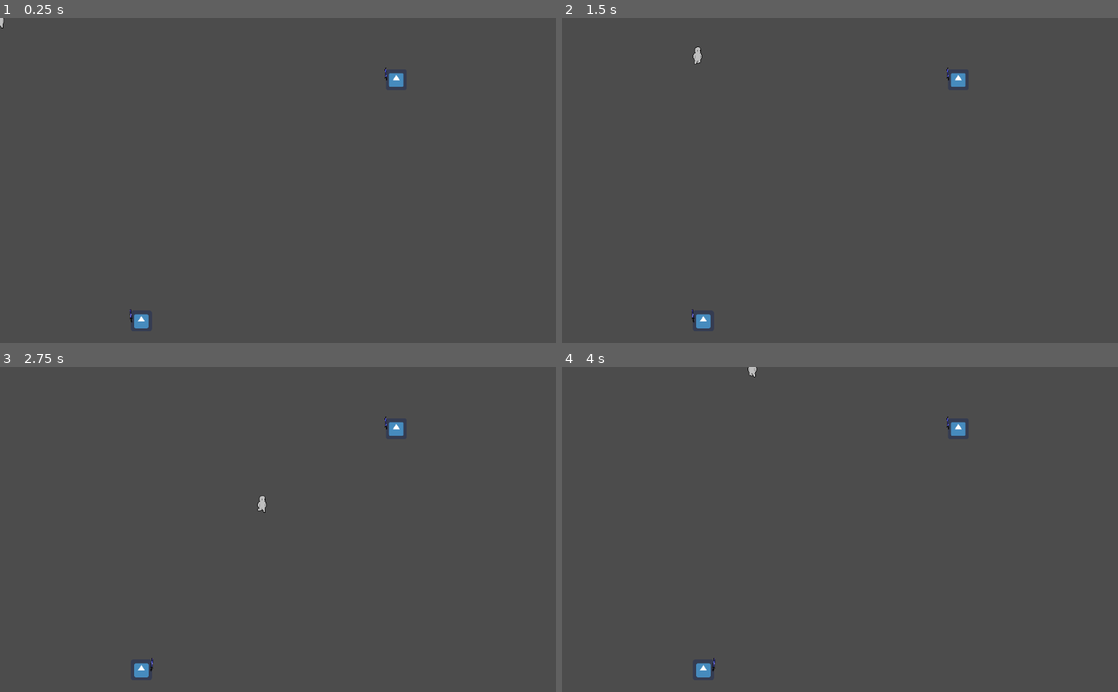
Above: before the commit, frames 1-4 (two rows, left to right).
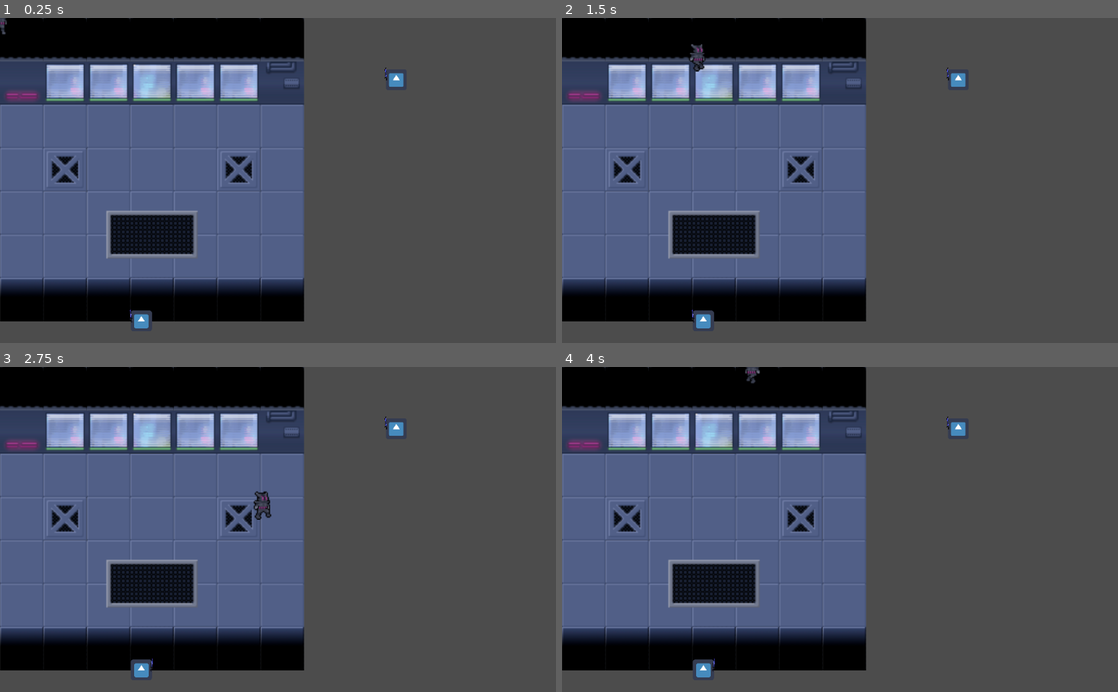
Above: after the commit, the same moments.

Repository: Shakespearian-Apes/Prototype-Build
Game: Godot game, scene res://Levels/Test_Level.tscn
Same seed, same stepped clock (60 frames per second), same inputs: the game is played once before the commit and once after it. Before the commit the project has no main scene; this scene is started directly in both runs. The engine's default icon, where the game draws it, is replaced by a stand-in: a white triangle on a blue panel in a dark square.
Inputs:
- Up to frame 1 (0.25 s): no input
- Up to frame 2 (1.5 s): tap Enter at 0.5 s; hold Right (ui_right) 0.53-1.28 s; hold Down (ui_down) from 1.28 s (still down)
- Up to frame 3 (2.75 s): release Down (ui_down) at 2.03 s; hold Right (ui_right) from 2.03 s (still down)
- Up to frame 4 (4 s): release Right (ui_right) at 2.78 s; hold Up (ui_up) 2.78-3.53 s; hold Left (ui_left) from 3.53 s (still down)

The runs differ from the first frame. In frame 1, 50% of the frame differs, in the area x 0-70%, y 0-94%; in frame 2, 50%; in frame 3, 50%; in frame 4, 50%.

Commit message:
update assets and add first version of tileset

Diff:
--- /dev/null
+++ b/Assets/Tilesets/1.tres
@@ -0,0 +1,593 @@
+[gd_resource type="TileSet" load_steps=2 format=2]
+
+[ext_resource path="res://Assets/Tilemaps/1.png" type="Texture" id=1]
+
+[resource]
+0/name = "1.png 0"
+0/texture = ExtResource( 1 )
+0/tex_offset = Vector2( 0, 0 )
+0/modulate = Color( 1, 1, 1, 1 )
+0/region = Rect2( 40, 0, 40, 40 )
+0/tile_mode = 0
+0/occluder_offset = Vector2( 0, 0 )
+0/navigation_offset = Vector2( 0, 0 )
+0/shape_offset = Vector2( 0, 0 )
+0/shape_transform = Transform2D( 1, 0, 0, 1, 0, 0 )
+0/shape_one_way = false
+0/shape_one_way_margin = 0.0
+0/shapes = [  ]
+0/z_index = 0
+1/name = "1.png 1"
+1/texture = ExtResource( 1 )
+1/tex_offset = Vector2( 0, 0 )
+1/modulate = Color( 1, 1, 1, 1 )
+1/region = Rect2( 0, 0, 40, 40 )
+1/tile_mode = 0
+1/occluder_offset = Vector2( 0, 0 )
+1/navigation_offset = Vector2( 0, 0 )
+1/shape_offset = Vector2( 0, 0 )
+1/shape_transform = Transform2D( 1, 0, 0, 1, 0, 0 )
+1/shape_one_way = false
+1/shape_one_way_margin = 0.0
+1/shapes = [  ]
+1/z_index = 0
+2/name = "1.png 2"
+2/texture = ExtResource( 1 )
+2/tex_offset = Vector2( 0, 0 )
+2/modulate = Color( 1, 1, 1, 1 )
+2/region = Rect2( 80, 0, 40, 40 )
+2/tile_mode = 0
+2/occluder_offset = Vector2( 0, 0 )
+2/navigation_offset = Vector2( 0, 0 )
+2/shape_offset = Vector2( 0, 0 )
+2/shape_transform = Transform2D( 1, 0, 0, 1, 0, 0 )
+2/shape_one_way = false
+2/shape_one_way_margin = 0.0
+2/shapes = [  ]
+2/z_index = 0
+3/name = "1.png 3"
+3/texture = ExtResource( 1 )
+3/tex_offset = Vector2( 0, 0 )
+3/modulate = Color( 1, 1, 1, 1 )
+3/region = Rect2( 120, 0, 40, 40 )
+3/tile_mode = 0
+3/occluder_offset = Vector2( 0, 0 )
+3/navigation_offset = Vector2( 0, 0 )
+3/shape_offset = Vector2( 0, 0 )
+3/shape_transform = Transform2D( 1, 0, 0, 1, 0, 0 )
+3/shape_one_way = false
+3/shape_one_way_margin = 0.0
+3/shapes = [  ]
+3/z_index = 0
+4/name = "1.png 4"
+4/texture = ExtResource( 1 )
+4/tex_offset = Vector2( 0, 0 )
+4/modulate = Color( 1, 1, 1, 1 )
+4/region = Rect2( 160, 0, 40, 40 )
+4/tile_mode = 0
+4/occluder_offset = Vector2( 0, 0 )
+4/navigation_offset = Vector2( 0, 0 )
+4/shape_offset = Vector2( 0, 0 )
+4/shape_transform = Transform2D( 1, 0, 0, 1, 0, 0 )
+4/shape_one_way = false
+4/shape_one_way_margin = 0.0
+4/shapes = [  ]
+4/z_index = 0
+5/name = "1.png 5"
+5/texture = ExtResource( 1 )
+5/tex_offset = Vector2( 0, 0 )
+5/modulate = Color( 1, 1, 1, 1 )
+5/region = Rect2( 200, 0, 40, 40 )
+5/tile_mode = 0
+5/occluder_offset = Vector2( 0, 0 )
+5/navigation_offset = Vector2( 0, 0 )
+5/shape_offset = Vector2( 0, 0 )
+5/shape_transform = Transform2D( 1, 0, 0, 1, 0, 0 )
+5/shape_one_way = false
+5/shape_one_way_margin = 0.0
+5/shapes = [  ]
+5/z_index = 0
+6/name = "1.png 6"
+6/texture = ExtResource( 1 )
+6/tex_offset = Vector2( 0, 0 )
+6/modulate = Color( 1, 1, 1, 1 )
+6/region = Rect2( 0, 40, 40, 40 )
+6/tile_mode = 0
+6/occluder_offset = Vector2( 0, 0 )
+6/navigation_offset = Vector2( 0, 0 )
+6/shape_offset = Vector2( 0, 0 )
+6/shape_transform = Transform2D( 1, 0, 0, 1, 0, 0 )
+6/shape_one_way = false
+6/shape_one_way_margin = 0.0
+6/shapes = [  ]
+6/z_index = 0
+7/name = "1.png 7"
+7/texture = ExtResource( 1 )
+7/tex_offset = Vector2( 0, 0 )
+7/modulate = Color( 1, 1, 1, 1 )
+7/region = Rect2( 40, 40, 40, 40 )
+7/tile_mode = 0
+7/occluder_offset = Vector2( 0, 0 )
+7/navigation_offset = Vector2( 0, 0 )
+7/shape_offset = Vector2( 0, 0 )
+7/shape_transform = Transform2D( 1, 0, 0, 1, 0, 0 )
+7/shape_one_way = false
+7/shape_one_way_margin = 0.0
+7/shapes = [  ]
+7/z_index = 0
+8/name = "1.png 8"
+8/texture = ExtResource( 1 )
+8/tex_offset = Vector2( 0, 0 )
+8/modulate = Color( 1, 1, 1, 1 )
+8/region = Rect2( 80, 40, 40, 40 )
+8/tile_mode = 0
+8/occluder_offset = Vector2( 0, 0 )
+8/navigation_offset = Vector2( 0, 0 )
+8/shape_offset = Vector2( 0, 0 )
+8/shape_transform = Transform2D( 1, 0, 0, 1, 0, 0 )
+8/shape_one_way = false
+8/shape_one_way_margin = 0.0
+8/shapes = [  ]
+8/z_index = 0
+9/name = "1.png 9"
+9/texture = ExtResource( 1 )
+9/tex_offset = Vector2( 0, 0 )
+9/modulate = Color( 1, 1, 1, 1 )
+9/region = Rect2( 120, 40, 40, 40 )
+9/tile_mode = 0
+9/occluder_offset = Vector2( 0, 0 )
+9/navigation_offset = Vector2( 0, 0 )
+9/shape_offset = Vector2( 0, 0 )
+9/shape_transform = Transform2D( 1, 0, 0, 1, 0, 0 )
+9/shape_one_way = false
+9/shape_one_way_margin = 0.0
+9/shapes = [  ]
+9/z_index = 0
+10/name = "1.png 10"
+10/texture = ExtResource( 1 )
+10/tex_offset = Vector2( 0, 0 )
+10/modulate = Color( 1, 1, 1, 1 )
+10/region = Rect2( 160, 40, 40, 40 )
+10/tile_mode = 0
+10/occluder_offset = Vector2( 0, 0 )
+10/navigation_offset = Vector2( 0, 0 )
+10/shape_offset = Vector2( 0, 0 )
+10/shape_transform = Transform2D( 1, 0, 0, 1, 0, 0 )
+10/shape_one_way = false
+10/shape_one_way_margin = 0.0
+10/shapes = [  ]
+10/z_index = 0
+11/name = "1.png 11"
+11/texture = ExtResource( 1 )
+11/tex_offset = Vector2( 0, 0 )
+11/modulate = Color( 1, 1, 1, 1 )
+11/region = Rect2( 200, 40, 40, 40 )
+11/tile_mode = 0
+11/occluder_offset = Vector2( 0, 0 )
+11/navigation_offset = Vector2( 0, 0 )
+11/shape_offset = Vector2( 0, 0 )
+11/shape_transform = Transform2D( 1, 0, 0, 1, 0, 0 )
+11/shape_one_way = false
+11/shape_one_way_margin = 0.0
+11/shapes = [  ]
+11/z_index = 0
+12/name = "1.png 12"
+12/texture = ExtResource( 1 )
+12/tex_offset = Vector2( 0, 0 )
+12/modulate = Color( 1, 1, 1, 1 )
+12/region = Rect2( 80, 80, 40, 40 )
+12/tile_mode = 0
+12/occluder_offset = Vector2( 0, 0 )
+12/navigation_offset = Vector2( 0, 0 )
+12/shape_offset = Vector2( 0, 0 )
+12/shape_transform = Transform2D( 1, 0, 0, 1, 0, 0 )
+12/shape_one_way = false
+12/shape_one_way_margin = 0.0
+12/shapes = [  ]
+12/z_index = 0
+13/name = "1.png 13"
+13/texture = ExtResource( 1 )
+13/tex_offset = Vector2( 0, 0 )
+13/modulate = Color( 1, 1, 1, 1 )
+13/region = Rect2( 120, 80, 40, 40 )
+13/tile_mode = 0
+13/occluder_offset = Vector2( 0, 0 )
+13/navigation_offset = Vector2( 0, 0 )
+13/shape_offset = Vector2( 0, 0 )
+13/shape_transform = Transform2D( 1, 0, 0, 1, 0, 0 )
+13/shape_one_way = false
+13/shape_one_way_margin = 0.0
+13/shapes = [  ]
+13/z_index = 0
+14/name = "1.png 14"
+14/texture = ExtResource( 1 )
+14/tex_offset = Vector2( 0, 0 )
+14/modulate = Color( 1, 1, 1, 1 )
+14/region = Rect2( 160, 80, 40, 40 )
+14/tile_mode = 0
+14/occluder_offset = Vector2( 0, 0 )
+14/navigation_offset = Vector2( 0, 0 )
+14/shape_offset = Vector2( 0, 0 )
+14/shape_transform = Transform2D( 1, 0, 0, 1, 0, 0 )
+14/shape_one_way = false
+14/shape_one_way_margin = 0.0
+14/shapes = [  ]
+14/z_index = 0
+15/name = "1.png 15"
+15/texture = ExtResource( 1 )
+15/tex_offset = Vector2( 0, 0 )
+15/modulate = Color( 1, 1, 1, 1 )
+15/region = Rect2( 200, 80, 40, 40 )
+15/tile_mode = 0
+15/occluder_offset = Vector2( 0, 0 )
+15/navigation_offset = Vector2( 0, 0 )
+15/shape_offset = Vector2( 0, 0 )
+15/shape_transform = Transform2D( 1, 0, 0, 1, 0, 0 )
+15/shape_one_way = false
+15/shape_one_way_margin = 0.0
+15/shapes = [  ]
+15/z_index = 0
+16/name = "1.png 16"
+16/texture = ExtResource( 1 )
+16/tex_offset = Vector2( 0, 0 )
+16/modulate = Color( 1, 1, 1, 1 )
+16/region = Rect2( 240, 80, 40, 40 )
+16/tile_mode = 0
+16/occluder_offset = Vector2( 0, 0 )
+16/navigation_offset = Vector2( 0, 0 )
+16/shape_offset = Vector2( 0, 0 )
+16/shape_transform = Transform2D( 1, 0, 0, 1, 0, 0 )
+16/shape_one_way = false
+16/shape_one_way_margin = 0.0
+16/shapes = [  ]
+16/z_index = 0
+17/name = "1.png 17"
+17/texture = ExtResource( 1 )
+17/tex_offset = Vector2( 0, 0 )
+17/modulate = Color( 1, 1, 1, 1 )
+17/region = Rect2( 280, 80, 40, 40 )
+17/tile_mode = 0
+17/occluder_offset = Vector2( 0, 0 )
+17/navigation_offset = Vector2( 0, 0 )
+17/shape_offset = Vector2( 0, 0 )
+17/shape_transform = Transform2D( 1, 0, 0, 1, 0, 0 )
+17/shape_one_way = false
+17/shape_one_way_margin = 0.0
+17/shapes = [  ]
+17/z_index = 0
+18/name = "1.png 18"
+18/texture = ExtResource( 1 )
+18/tex_offset = Vector2( 0, 0 )
+18/modulate = Color( 1, 1, 1, 1 )
+18/region = Rect2( 320, 80, 40, 40 )
+18/tile_mode = 0
+18/occluder_offset = Vector2( 0, 0 )
+18/navigation_offset = Vector2( 0, 0 )
+18/shape_offset = Vector2( 0, 0 )
+18/shape_transform = Transform2D( 1, 0, 0, 1, 0, 0 )
+18/shape_one_way = false
+18/shape_one_way_margin = 0.0
+18/shapes = [  ]
+18/z_index = 0
+19/name = "1.png 19"
+19/texture = ExtResource( 1 )
+19/tex_offset = Vector2( 0, 0 )
+19/modulate = Color( 1, 1, 1, 1 )
+19/region = Rect2( 240, 120, 40, 40 )
+19/tile_mode = 0
+19/occluder_offset = Vector2( 0, 0 )
+19/navigation_offset = Vector2( 0, 0 )
+19/shape_offset = Vector2( 0, 0 )
+19/shape_transform = Transform2D( 1, 0, 0, 1, 0, 0 )
+19/shape_one_way = false
+19/shape_one_way_margin = 0.0
+19/shapes = [  ]
+19/z_index = 0
+20/name = "1.png 20"
+20/texture = ExtResource( 1 )
+20/tex_offset = Vector2( 0, 0 )
+20/modulate = Color( 1, 1, 1, 1 )
+20/region = Rect2( 200, 120, 40, 40 )
+20/tile_mode = 0
+20/occluder_offset = Vector2( 0, 0 )
+20/navigation_offset = Vector2( 0, 0 )
+20/shape_offset = Vector2( 0, 0 )
+20/shape_transform = Transform2D( 1, 0, 0, 1, 0, 0 )
+20/shape_one_way = false
+20/shape_one_way_margin = 0.0
+20/shapes = [  ]
+20/z_index = 0
+21/name = "1.png 21"
+21/texture = ExtResource( 1 )
+21/tex_offset = Vector2( 0, 0 )
+21/modulate = Color( 1, 1, 1, 1 )
+21/region = Rect2( 160, 120, 40, 40 )
+21/tile_mode = 0
+21/occluder_offset = Vector2( 0, 0 )
+21/navigation_offset = Vector2( 0, 0 )
+21/shape_offset = Vector2( 0, 0 )
+21/shape_transform = Transform2D( 1, 0, 0, 1, 0, 0 )
+21/shape_one_way = false
+21/shape_one_way_margin = 0.0
+21/shapes = [  ]
+21/z_index = 0
+22/name = "1.png 22"
+22/texture = ExtResource( 1 )
+22/tex_offset = Vector2( 0, 0 )
+22/modulate = Color( 1, 1, 1, 1 )
+22/region = Rect2( 120, 120, 40, 40 )
+22/tile_mode = 0
+22/occluder_offset = Vector2( 0, 0 )
+22/navigation_offset = Vector2( 0, 0 )
+22/shape_offset = Vector2( 0, 0 )
+22/shape_transform = Transform2D( 1, 0, 0, 1, 0, 0 )
+22/shape_one_way = false
+22/shape_one_way_margin = 0.0
+22/shapes = [  ]
+22/z_index = 0
+23/name = "1.png 23"
+23/texture = ExtResource( 1 )
+23/tex_offset = Vector2( 0, 0 )
+23/modulate = Color( 1, 1, 1, 1 )
+23/region = Rect2( 80, 120, 40, 40 )
+23/tile_mode = 0
+23/occluder_offset = Vector2( 0, 0 )
+23/navigation_offset = Vector2( 0, 0 )
+23/shape_offset = Vector2( 0, 0 )
+23/shape_transform = Transform2D( 1, 0, 0, 1, 0, 0 )
+23/shape_one_way = false
+23/shape_one_way_margin = 0.0
+23/shapes = [  ]
+23/z_index = 0
+24/name = "1.png 24"
+24/texture = ExtResource( 1 )
+24/tex_offset = Vector2( 0, 0 )
+24/modulate = Color( 1, 1, 1, 1 )
+24/region = Rect2( 80, 160, 40, 40 )
+24/tile_mode = 0
+24/occluder_offset = Vector2( 0, 0 )
+24/navigation_offset = Vector2( 0, 0 )
+24/shape_offset = Vector2( 0, 0 )
+24/shape_transform = Transform2D( 1, 0, 0, 1, 0, 0 )
+24/shape_one_way = false
+24/shape_one_way_margin = 0.0
+24/shapes = [  ]
+24/z_index = 0
+25/name = "1.png 25"
+25/texture = ExtResource( 1 )
+25/tex_offset = Vector2( 0, 0 )
+25/modulate = Color( 1, 1, 1, 1 )
+25/region = Rect2( 120, 160, 40, 40 )
+25/tile_mode = 0
+25/occluder_offset = Vector2( 0, 0 )
+25/navigation_offset = Vector2( 0, 0 )
+25/shape_offset = Vector2( 0, 0 )
+25/shape_transform = Transform2D( 1, 0, 0, 1, 0, 0 )
+25/shape_one_way = false
+25/shape_one_way_margin = 0.0
+25/shapes = [  ]
+25/z_index = 0
+26/name = "1.png 26"
+26/texture = ExtResource( 1 )
+26/tex_offset = Vector2( 0, 0 )
+26/modulate = Color( 1, 1, 1, 1 )
+26/region = Rect2( 80, 200, 40, 40 )
+26/tile_mode = 0
+26/occluder_offset = Vector2( 0, 0 )
+26/navigation_offset = Vector2( 0, 0 )
+26/shape_offset = Vector2( 0, 0 )
+26/shape_transform = Transform2D( 1, 0, 0, 1, 0, 0 )
+26/shape_one_way = false
+26/shape_one_way_margin = 0.0
+26/shapes = [  ]
+26/z_index = 0
+27/name = "1.png 27"
+27/texture = ExtResource( 1 )
+27/tex_offset = Vector2( 0, 0 )
+27/modulate = Color( 1, 1, 1, 1 )
+27/region = Rect2( 80, 240, 40, 40 )
+27/tile_mode = 0
+27/occluder_offset = Vector2( 0, 0 )
+27/navigation_offset = Vector2( 0, 0 )
+27/shape_offset = Vector2( 0, 0 )
+27/shape_transform = Transform2D( 1, 0, 0, 1, 0, 0 )
+27/shape_one_way = false
+27/shape_one_way_margin = 0.0
+27/shapes = [  ]
+27/z_index = 0
+28/name = "1.png 28"
+28/texture = ExtResource( 1 )
+28/tex_offset = Vector2( 0, 0 )
+28/modulate = Color( 1, 1, 1, 1 )
+28/region = Rect2( 120, 240, 40, 40 )
+28/tile_mode = 0
+28/occluder_offset = Vector2( 0, 0 )
+28/navigation_offset = Vector2( 0, 0 )
+28/shape_offset = Vector2( 0, 0 )
+28/shape_transform = Transform2D( 1, 0, 0, 1, 0, 0 )
+28/shape_one_way = false
+28/shape_one_way_margin = 0.0
+28/shapes = [  ]
+28/z_index = 0
+29/name = "1.png 29"
+29/texture = ExtResource( 1 )
+29/tex_offset = Vector2( 0, 0 )
+29/modulate = Color( 1, 1, 1, 1 )
+29/region = Rect2( 120, 200, 40, 40 )
+29/tile_mode = 0
+29/occluder_offset = Vector2( 0, 0 )
+29/navigation_offset = Vector2( 0, 0 )
+29/shape_offset = Vector2( 0, 0 )
+29/shape_transform = Transform2D( 1, 0, 0, 1, 0, 0 )
+29/shape_one_way = false
+29/shape_one_way_margin = 0.0
+29/shapes = [  ]
+29/z_index = 0
+30/name = "1.png 30"
+30/texture = ExtResource( 1 )
+30/tex_offset = Vector2( 0, 0 )
+30/modulate = Color( 1, 1, 1, 1 )
+30/region = Rect2( 160, 160, 40, 40 )
+30/tile_mode = 0
+30/occluder_offset = Vector2( 0, 0 )
+30/navigation_offset = Vector2( 0, 0 )
+30/shape_offset = Vector2( 0, 0 )
+30/shape_transform = Transform2D( 1, 0, 0, 1, 0, 0 )
+30/shape_one_way = false
+30/shape_one_way_margin = 0.0
+30/shapes = [  ]
+30/z_index = 0
+31/name = "1.png 31"
+31/texture = ExtResource( 1 )
+31/tex_offset = Vector2( 0, 0 )
+31/modulate = Color( 1, 1, 1, 1 )
+31/region = Rect2( 160, 200, 40, 40 )
+31/tile_mode = 0
+31/occluder_offset = Vector2( 0, 0 )
+31/navigation_offset = Vector2( 0, 0 )
+31/shape_offset = Vector2( 0, 0 )
+31/shape_transform = Transform2D( 1, 0, 0, 1, 0, 0 )
+31/shape_one_way = false
+31/shape_one_way_margin = 0.0
+31/shapes = [  ]
+31/z_index = 0
+32/name = "1.png 32"
+32/texture = ExtResource( 1 )
+32/tex_offset = Vector2( 0, 0 )
+32/modulate = Color( 1, 1, 1, 1 )
+32/region = Rect2( 160, 240, 40, 40 )
+32/tile_mode = 0
+32/occluder_offset = Vector2( 0, 0 )
+32/navigation_offset = Vector2( 0, 0 )
+32/shape_offset = Vector2( 0, 0 )
+32/shape_transform = Transform2D( 1, 0, 0, 1, 0, 0 )
+32/shape_one_way = false
+32/shape_one_way_margin = 0.0
+32/shapes = [  ]
+32/z_index = 0
+33/name = "1.png 33"
+33/texture = ExtResource( 1 )
+33/tex_offset = Vector2( 0, 0 )
+33/modulate = Color( 1, 1, 1, 1 )
+33/region = Rect2( 200, 240, 40, 40 )
+33/tile_mode = 0
+33/occluder_offset = Vector2( 0, 0 )
+33/navigation_offset = Vector2( 0, 0 )
+33/shape_offset = Vector2( 0, 0 )
+33/shape_transform = Transform2D( 1, 0, 0, 1, 0, 0 )
+33/shape_one_way = false
+33/shape_one_way_margin = 0.0
+33/shapes = [  ]
+33/z_index = 0
+34/name = "1.png 34"
+34/texture = ExtResource( 1 )
+34/tex_offset = Vector2( 0, 0 )
+34/modulate = Color( 1, 1, 1, 1 )
+34/region = Rect2( 200, 200, 40, 40 )
+34/tile_mode = 0
+34/occluder_offset = Vector2( 0, 0 )
+34/navigation_offset = Vector2( 0, 0 )
+34/shape_offset = Vector2( 0, 0 )
+34/shape_transform = Transform2D( 1, 0, 0, 1, 0, 0 )
+34/shape_one_way = false
+34/shape_one_way_margin = 0.0
+34/shapes = [  ]
+34/z_index = 0
+35/name = "1.png 35"
+35/texture = ExtResource( 1 )
+35/tex_offset = Vector2( 0, 0 )
+35/modulate = Color( 1, 1, 1, 1 )
+35/region = Rect2( 200, 160, 40, 40 )
+35/tile_mode = 0
+35/occluder_offset = Vector2( 0, 0 )
+35/navigation_offset = Vector2( 0, 0 )
+35/shape_offset = Vector2( 0, 0 )
+35/shape_transform = Transform2D( 1, 0, 0, 1, 0, 0 )
+35/shape_one_way = false
+35/shape_one_way_margin = 0.0
+35/shapes = [  ]
+35/z_index = 0
+36/name = "1.png 36"
+36/texture = ExtResource( 1 )
+36/tex_offset = Vector2( 0, 0 )
+36/modulate = Color( 1, 1, 1, 1 )
+36/region = Rect2( 80, 280, 40, 40 )
+36/tile_mode = 0
+36/occluder_offset = Vector2( 0, 0 )
+36/navigation_offset = Vector2( 0, 0 )
+36/shape_offset = Vector2( 0, 0 )
+36/shape_transform = Transform2D( 1, 0, 0, 1, 0, 0 )
+36/shape_one_way = false
+36/shape_one_way_margin = 0.0
+36/shapes = [  ]
+36/z_index = 0
+37/name = "1.png 37"
+37/texture = ExtResource( 1 )
+37/tex_offset = Vector2( 0, 0 )
+37/modulate = Color( 1, 1, 1, 1 )
+37/region = Rect2( 120, 280, 40, 40 )
+37/tile_mode = 0
+37/occluder_offset = Vector2( 0, 0 )
+37/navigation_offset = Vector2( 0, 0 )
+37/shape_offset = Vector2( 0, 0 )
+37/shape_transform = Transform2D( 1, 0, 0, 1, 0, 0 )
+37/shape_one_way = false
+37/shape_one_way_margin = 0.0
+37/shapes = [  ]
+37/z_index = 0
+38/name = "1.png 38"
+38/texture = ExtResource( 1 )
+38/tex_offset = Vector2( 0, 0 )
+38/modulate = Color( 1, 1, 1, 1 )
+38/region = Rect2( 80, 320, 40, 40 )
+38/tile_mode = 0
+38/occluder_offset = Vector2( 0, 0 )
+38/navigation_offset = Vector2( 0, 0 )
+38/shape_offset = Vector2( 0, 0 )
+38/shape_transform = Transform2D( 1, 0, 0, 1, 0, 0 )
+38/shape_one_way = false
+38/shape_one_way_margin = 0.0
+38/shapes = [  ]
+38/z_index = 0
+39/name = "1.png 39"
+39/texture = ExtResource( 1 )
+39/tex_offset = Vector2( 0, 0 )
+39/modulate = Color( 1, 1, 1, 1 )
+39/region = Rect2( 120, 320, 40, 40 )
+39/tile_mode = 0
+39/occluder_offset = Vector2( 0, 0 )
+39/navigation_offset = Vector2( 0, 0 )
+39/shape_offset = Vector2( 0, 0 )
+39/shape_transform = Transform2D( 1, 0, 0, 1, 0, 0 )
+39/shape_one_way = false
+39/shape_one_way_margin = 0.0
+39/shapes = [  ]
+39/z_index = 0
+40/name = "1.png 40"
+40/texture = ExtResource( 1 )
+40/tex_offset = Vector2( 0, 0 )
+40/modulate = Color( 1, 1, 1, 1 )
+40/region = Rect2( 40, 80, 40, 40 )
+40/tile_mode = 0
+40/occluder_offset = Vector2( 0, 0 )
+40/navigation_offset = Vector2( 0, 0 )
+40/shape_offset = Vector2( 0, 0 )
+40/shape_transform = Transform2D( 1, 0, 0, 1, 0, 0 )
+40/shape_one_way = false
+40/shape_one_way_margin = 0.0
+40/shapes = [  ]
+40/z_index = 0
+41/name = "1.png 41"
+41/texture = ExtResource( 1 )
+41/tex_offset = Vector2( 0, 0 )
+41/modulate = Color( 1, 1, 1, 1 )
+41/region = Rect2( 40, 120, 40, 40 )
+41/tile_mode = 0
+41/occluder_offset = Vector2( 0, 0 )
+41/navigation_offset = Vector2( 0, 0 )
+41/shape_offset = Vector2( 0, 0 )
+41/shape_transform = Transform2D( 1, 0, 0, 1, 0, 0 )
+41/shape_one_way = false
+41/shape_one_way_margin = 0.0
+41/shapes = [  ]
+41/z_index = 0
--- a/Levels/Test_Level.tscn
+++ b/Levels/Test_Level.tscn
@@ -6,6 +6,7 @@
 [ext_resource path="res://Enemies/Speedster/Speed_Enemy.tscn" type="PackedScene" id=4]
 [ext_resource path="res://Player/Hacking_Chip/Chip.tscn" type="PackedScene" id=5]
 [ext_resource path="res://Levels/Script_Node.gd" type="Script" id=6]
+[ext_resource path="res://Assets/Tilesets/1.tres" type="TileSet" id=7]
 
 [node name="Test_Level" type="Node2D"]
 
@@ -25,3 +26,11 @@
 position = Vector2( 260.374, 559.238 )
 
 [node name="Chip" parent="." instance=ExtResource( 5 )]
+
+[node name="TileMap" type="TileMap" parent="."]
+scale = Vector2( 2, 2 )
+tile_set = ExtResource( 7 )
+cell_size = Vector2( 40, 40 )
+cell_clip_uv = true
+format = 1
+tile_data = PoolIntArray( 0, 8, 0, 1, 8, 0, 2, 8, 0, 3, 8, 0, 4, 8, 0, 5, 8, 0, 6, 8, 0, 65536, 14, 0, 65537, 16, 0, 65538, 16, 0, 65539, 17, 0, 65540, 16, 0, 65541, 16, 0, 65542, 15, 0, 131072, 23, 0, 131073, 23, 0, 131074, 23, 0, 131075, 23, 0, 131076, 23, 0, 131077, 23, 0, 131078, 23, 0, 196608, 23, 0, 196609, 19, 0, 196610, 23, 0, 196611, 23, 0, 196612, 23, 0, 196613, 19, 0, 196614, 23, 0, 262144, 23, 0, 262145, 23, 0, 262146, 24, 0, 262147, 25, 0, 262148, 30, 0, 262149, 23, 0, 262150, 23, 0, 327680, 23, 0, 327681, 23, 0, 327682, 27, 0, 327683, 28, 0, 327684, 32, 0, 327685, 23, 0, 327686, 23, 0, 393216, 36, 0, 393217, 36, 0, 393218, 36, 0, 393219, 36, 0, 393220, 36, 0, 393221, 36, 0, 393222, 36, 0 )
--- a/Player/Start_Player.tscn
+++ b/Player/Start_Player.tscn
@@ -1,16 +1,15 @@
 [gd_scene load_steps=7 format=2]
 
-[ext_resource path="res://Assets/Player_Sprites/template.png" type="Texture" id=1]
+[ext_resource path="res://Assets/Player_Sprites/witch_fighter.png" type="Texture" id=1]
 [ext_resource path="res://Player/Start_Player.gd" type="Script" id=2]
 
-[sub_resource type="RectangleShape2D" id=3]
+[sub_resource type="RectangleShape2D" id=1]
 extents = Vector2( 7.96968, 14.2452 )
 
-[sub_resource type="RectangleShape2D" id=4]
+[sub_resource type="RectangleShape2D" id=2]
 extents = Vector2( 8.34572, 15.7493 )
 
-[sub_resource type="Animation" id=2]
-resource_name = "Walking"
+[sub_resource type="Animation" id=3]
 length = 0.5
 tracks/0/type = "value"
 tracks/0/path = NodePath("Sprite:frame")
@@ -22,12 +21,11 @@
 "times": PoolRealArray( 0, 0.1, 0.2, 0.3, 0.4 ),
 "transitions": PoolRealArray( 1, 1, 1, 1, 1 ),
 "update": 1,
-"values": [ 0, 4, 5, 6, 7 ]
+"values": [ 4, 5, 6, 7, 8 ]
 }
 
-[sub_resource type="Animation" id=1]
-resource_name = "idle"
-length = 0.3
+[sub_resource type="Animation" id=4]
+length = 0.5
 tracks/0/type = "value"
 tracks/0/path = NodePath("Sprite:frame")
 tracks/0/interp = 1
@@ -35,19 +33,20 @@
 tracks/0/imported = false
 tracks/0/enabled = true
 tracks/0/keys = {
-"times": PoolRealArray( 0, 0.2 ),
-"transitions": PoolRealArray( 1, 1 ),
+"times": PoolRealArray( 0, 0.2, 0.3, 0.4 ),
+"transitions": PoolRealArray( 1, 1, 1, 1 ),
 "update": 1,
-"values": [ 0, 1 ]
+"values": [ 0, 1, 2, 3 ]
 }
 
 [node name="Start_Player" type="KinematicBody2D"]
 script = ExtResource( 2 )
 
 [node name="Sprite" type="Sprite" parent="."]
+scale = Vector2( 2, 2 )
 texture = ExtResource( 1 )
-vframes = 2
-hframes = 4
+hframes = 11
+frame = 8
 
 [node name="CollisionShape2D" type="CollisionShape2D" parent="."]
 
@@ -65,9 +64,9 @@
 
 [node name="CollisionShape2D" type="CollisionShape2D" parent="HurtBox"]
 position = Vector2( -0.125351, 3.00826 )
-shape = SubResource( 4 )
+shape = SubResource( 2 )
 
 [node name="AnimationPlayer" type="AnimationPlayer" parent="."]
-anims/Walking = SubResource( 2 )
-anims/idle = SubResource( 1 )
+anims/Walking = SubResource( 3 )
+anims/idle = SubResource( 4 )
 [connection signal="area_entered" from="HurtBox" to="." method="_on_HurtBox_area_entered"]
--- a/project.godot
+++ b/project.godot
@@ -16,6 +16,7 @@
 [application]
 
 config/name="Redemption"
+run/main_scene="res://Levels/Test_Level.tscn"
 config/icon="res://icon.png"
 
 [layer_names]
Binary file added: Assets/Objects/barrel.png
Binary file removed: Assets/Player_Sprites/template.png
Binary file changed: Assets/Player_Sprites/template_player.png
Binary file added: Assets/Player_Sprites/witch_fighter.png
Not shown, added: Assets/Player_Sprites/witch_fighter.png.import
Binary file added: Assets/Player_Sprites/witch_ninja.png
Not shown, added: Assets/Player_Sprites/witch_ninja.png.import
Binary file added: Assets/Player_Sprites/witch_soldier.png
Not shown, added: Assets/Player_Sprites/witch_soldier.png.import
Binary file added: Assets/Tilemaps/1.png
Not shown, added: Assets/Tilemaps/1.png.import
Binary file changed: Assets/Weapons/laser_ninja_sword.png
(and 5 more such lines)
